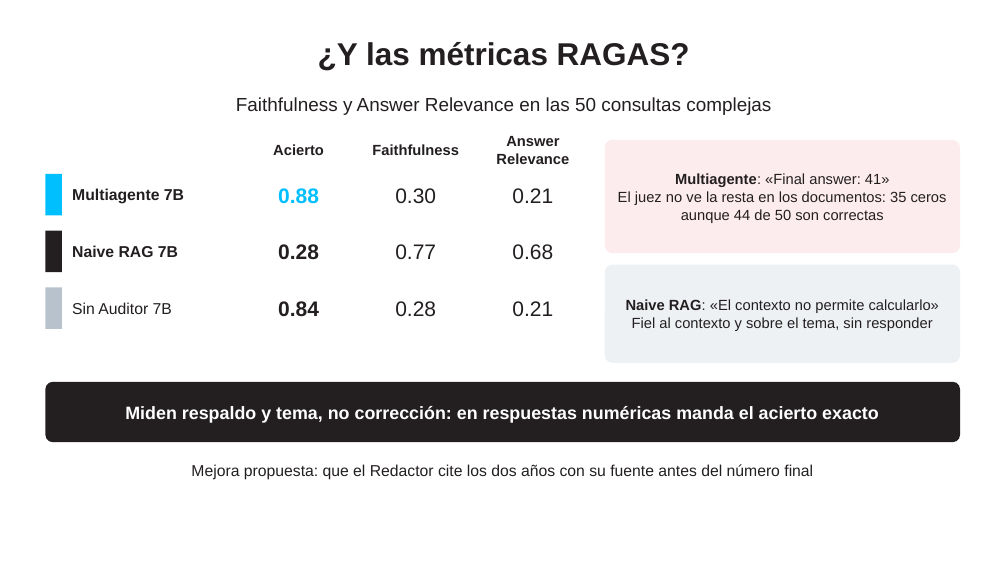
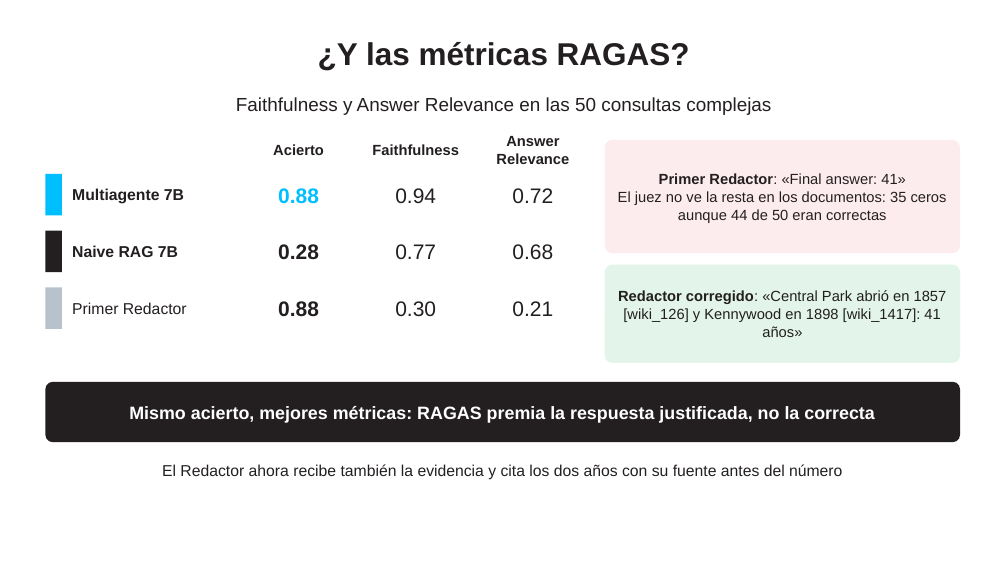
Before and after one commit to ricardoamiel/auditor-react, a slide deck: slide 62 of presentacion/Presentacion_Auditor_ReAct.pptx. Drawn at 1008x567 pixels with LibreOffice and Linux fonts; fonts in the diff are those of the drawing; background and template pictures are left out. Boxes give left, top, right and bottom in pixels: in the first picture for what was removed or moved away, otherwise in the second. Text is boxed around its words. In the diff, an @@ line names an element or a change of style, - is before the commit and + after.

Commit message:
Redactor que cita la evidencia: mejores métricas RAGAS en las consultas complejas

```diff
--- a/presentacion/Presentacion_Auditor_ReAct.pptx
+++ b/presentacion/Presentacion_Auditor_ReAct.pptx
@@ text in rounded rectangle at [618,173,947,223]: text changed @@
-Multiagente: «Final answer: 41»
-El juez no ve la resta en los documentos: 35 ceros aunque 44 de 50 son correctas
+Primer Redactor: «Final answer: 41»
+El juez no ve la resta en los documentos: 35 ceros aunque 44 de 50 eran correctas
@@ text at [395,188,436,203]: text changed @@
-0.30
+0.94
@@ text at [512,188,553,203]: text changed @@
-0.21
+0.72
@@ rounded rectangle "Redactor corregido: «Central Park abrió ..." at [605,265,960,363]: fill #EEF1F4 to #E3F5EA @@
@@ text in rounded rectangle at [618,290,947,337]: text changed @@
-Naive RAG: «El contexto no permite calcularlo»
-Fiel al contexto y sobre el tema, sin responder
+Redactor corregido: «Central Park abrió en 1857 [wiki_126] y Kennywood en 1898 [wiki_1417]: 41 años»
@@ text at [72,302,187,314]: text changed @@
-Sin Auditor 7B
+Primer Redactor
@@ text at [278,301,319,317]: text changed @@
-0.84
+0.88
@@ text at [395,301,436,316]: text changed @@
-0.28
+0.30
@@ text in rounded rectangle at [129,406,875,423]: text changed @@
-Miden respaldo y tema, no corrección: en respuestas numéricas manda el acierto exacto
+Mismo acierto, mejores métricas: RAGAS premia la respuesta justificada, no la correcta
@@ text at [162,464,842,480]: text changed @@
-Mejora propuesta: que el Redactor cite los dos años con su fuente antes del número final
+El Redactor ahora recibe también la evidencia y cita los dos años con su fuente antes del número
```
Also in this commit, not shown: 15 other slides changed, 35 other files.
